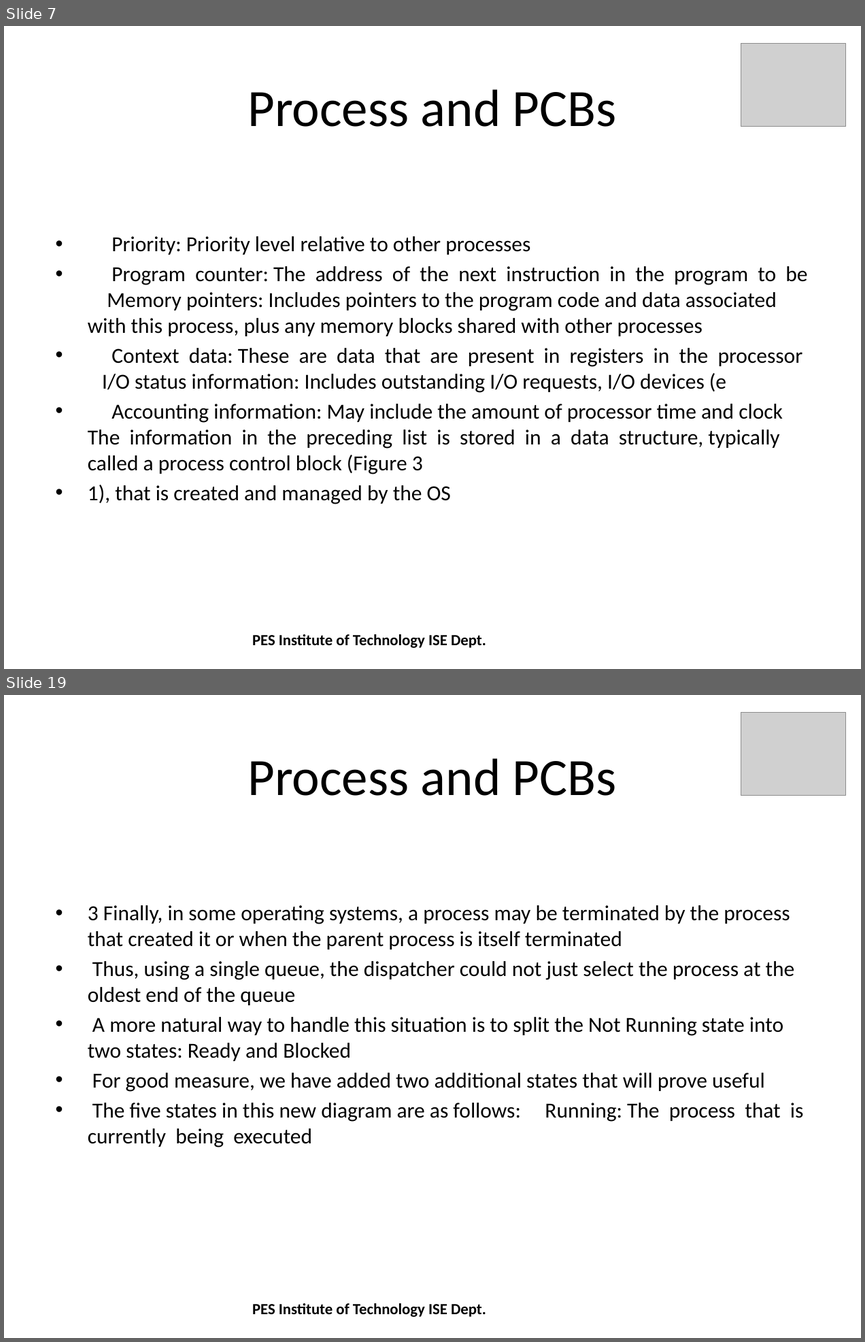
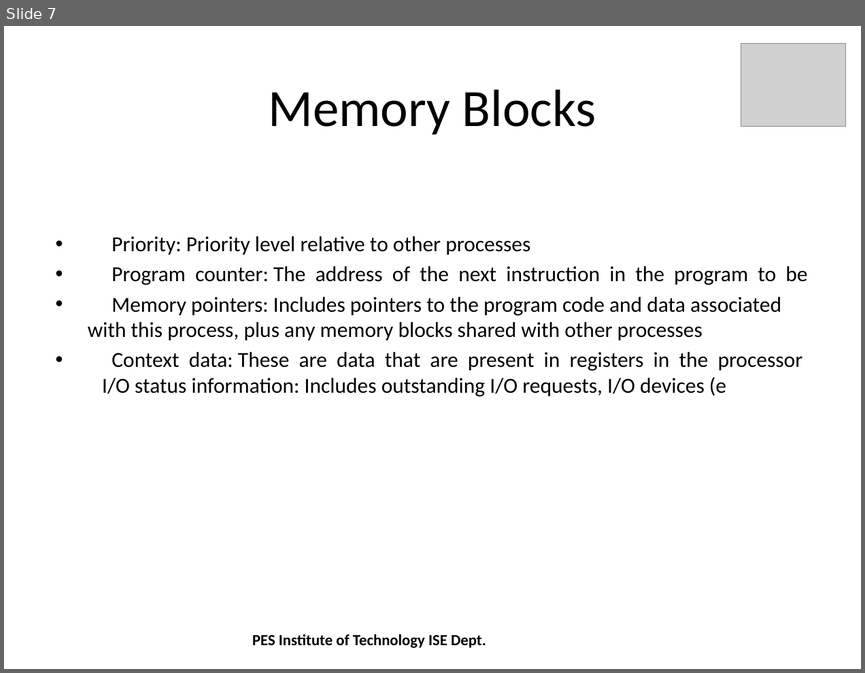
Before and after one commit to shreyasrkarthik/AutomaticSlidesGeneration, a slide deck: prototype/src/process.pptx. Shown one above the other, each under a label of ours: slides 7 and 19 before the commit, slide 7 after it; the slides between them are not shown. The pictures are 865x1342 and 865x673 pixels, drawn with LibreOffice and Linux fonts; fonts in the diff are those of the drawing; grey boxes stand for pictures. Boxes give left, top, right and bottom in pixels: in the first picture for what was removed or moved away, otherwise in the second. Text is boxed around its words. In the diff, an @@ line names an element or a change of style, - is before the commit and + after.

Commit message:
Using Keywords as title for individual slides

```diff
--- a/prototype/src/process.pptx
+++ b/prototype/src/process.pptx
@@ slide 19 removed at box(4, 695, 861, 1338), background #FFFFFF @@
@@ picture removed at box(741, 712, 845, 795) @@
@@ title removed at box(247, 758, 617, 796) @@
-Process and PCBs
@@ text removed at box(88, 905, 803, 1147) @@
-• 3 Finally, in some operating systems, a process may be terminated by the process that created it or when the parent process is itself terminated
-• Thus, using a single queue, the dispatcher could not just select the process at the oldest end of the queue
-• A more natural way to handle this situation is to split the Not Running state into two states: Ready and Blocked
-• For good measure, we have added two additional states that will prove useful
-• The five states in this new diagram are as follows: Running: The process that is currently being executed
@@ text removed at box(252, 1303, 486, 1317) @@
-PES Institute of Technology ISE Dept.
@@ slide 7 changed as well @@
@@ title at box(268, 89, 596, 135): text changed @@
-Process and PCBs
+Memory Blocks
@@ text at box(88, 266, 807, 340): text changed @@
-• Program counter: The address of the next instruction in the program to be Memory pointers: Includes pointers to the program code and data associated with this process, plus any memory blocks shared with other processes
+• Program counter: The address of the next instruction in the program to be
+• Memory pointers: Includes pointers to the program code and data associated with this process, plus any memory blocks shared with other processes
@@ text at box(88, 403, 783, 504): paragraphs removed @@
-• Accounting information: May include the amount of processor time and clock The information in the preceding list is stored in a data structure, typically called a process control block (Figure 3
-• 1), that is created and managed by the OS
```
Also in this commit, not shown: 5 other slides changed, 18 other slides removed, 1 other file.
